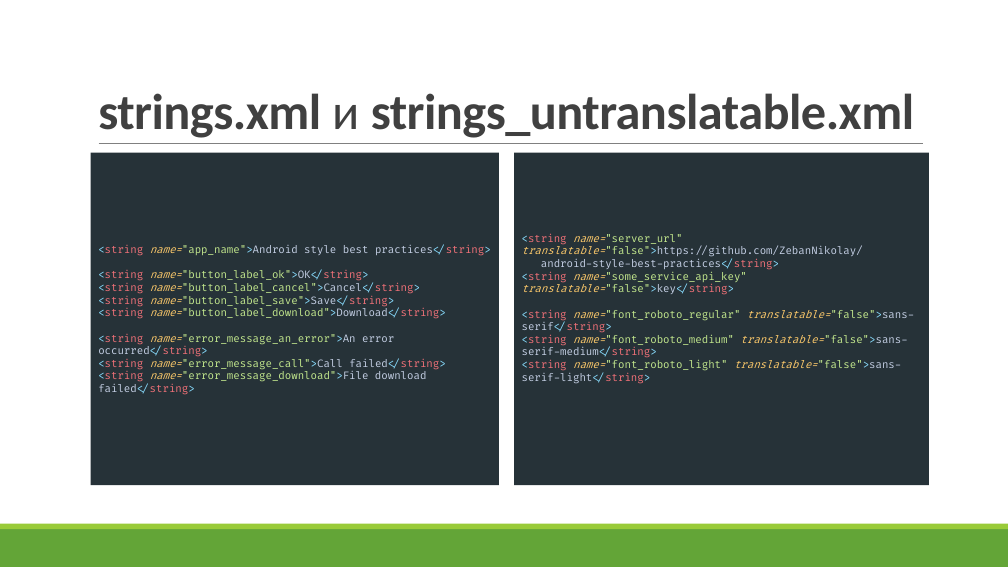
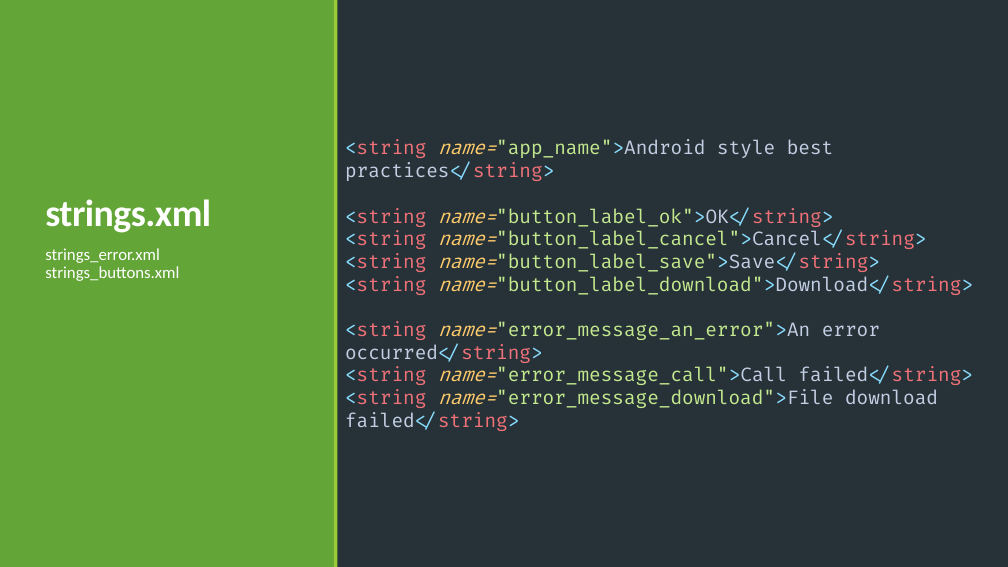
Before and after one commit to ZebanNikolay/android-style-best-practices, a slide deck: slide 10 of Styles and Themes in Android.pptm. Drawn at 1008x567 pixels with LibreOffice and Linux fonts; fonts in the diff are those of the drawing. Boxes give left, top, right and bottom in pixels: in the first picture for what was removed or moved away, otherwise in the second. Text is boxed around its words. In the diff, an @@ line names an element or a change of style, - is before the commit and + after.

```diff
--- a/Styles and Themes in Android.pptm
+++ b/Styles and Themes in Android.pptm
@@ rectangle added at (0,0,335,567), fill #63A537 @@
@@ rectangle added at (334,0,340,567), fill #99CB38 @@
@@ text "<string name="app_name">Android style best practices</string ...": place and size @@
-text "<string name="app_name">Android style best practices</string ..." at (91,153,499,485)
+text "<string name="app_name">Android style best practices</string ..." at (337,0,1008,567)
@@ text "<string name="app_name">Android style best practices</string ..." at (337,0,1008,567): size 10 to 18 pt @@
@@ line removed from (99, 144) to (923, 144) @@
@@ text removed at (514,153,929,485) @@
-<string name="server_url" translatable="false">https://github.com/ZebanNikolay/
-android-style-best-practices</string>
-<string name="some_service_api_key" translatable="false">key</string>
-<string name="font_roboto_regular" translatable="false">sans-serif</string>
-<string name="font_roboto_medium" translatable="false">sans-serif-medium</string>
-<string name="font_roboto_light" translatable="false">sans-serif-light</string>
@@ title at (45,199,211,233): text changed; size 48 to 36 pt; text colour #404040 to #FFFFFF @@
-strings.xml и strings_untranslatable.xml
+strings.xml
@@ text added at (45,248,179,281), 16 pt, text #FFFFFF @@
+strings_error.xml
+strings_buttons.xml
@@ rectangle removed at (0,529,1008,567) @@
@@ rectangle removed at (0,524,1008,529) @@
```
Also in this commit, not shown: 3 other slides changed, 1 slide added.
